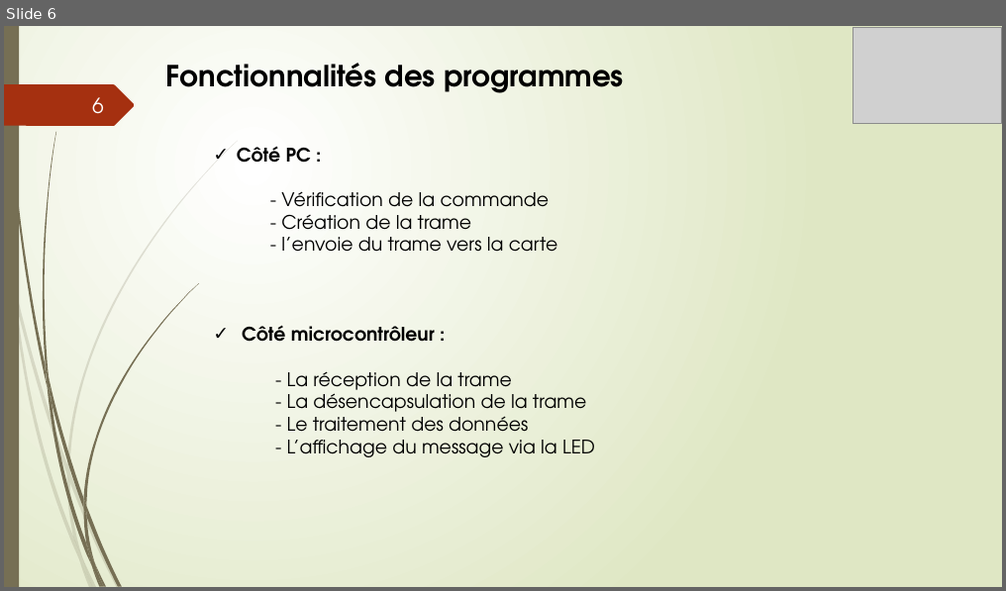
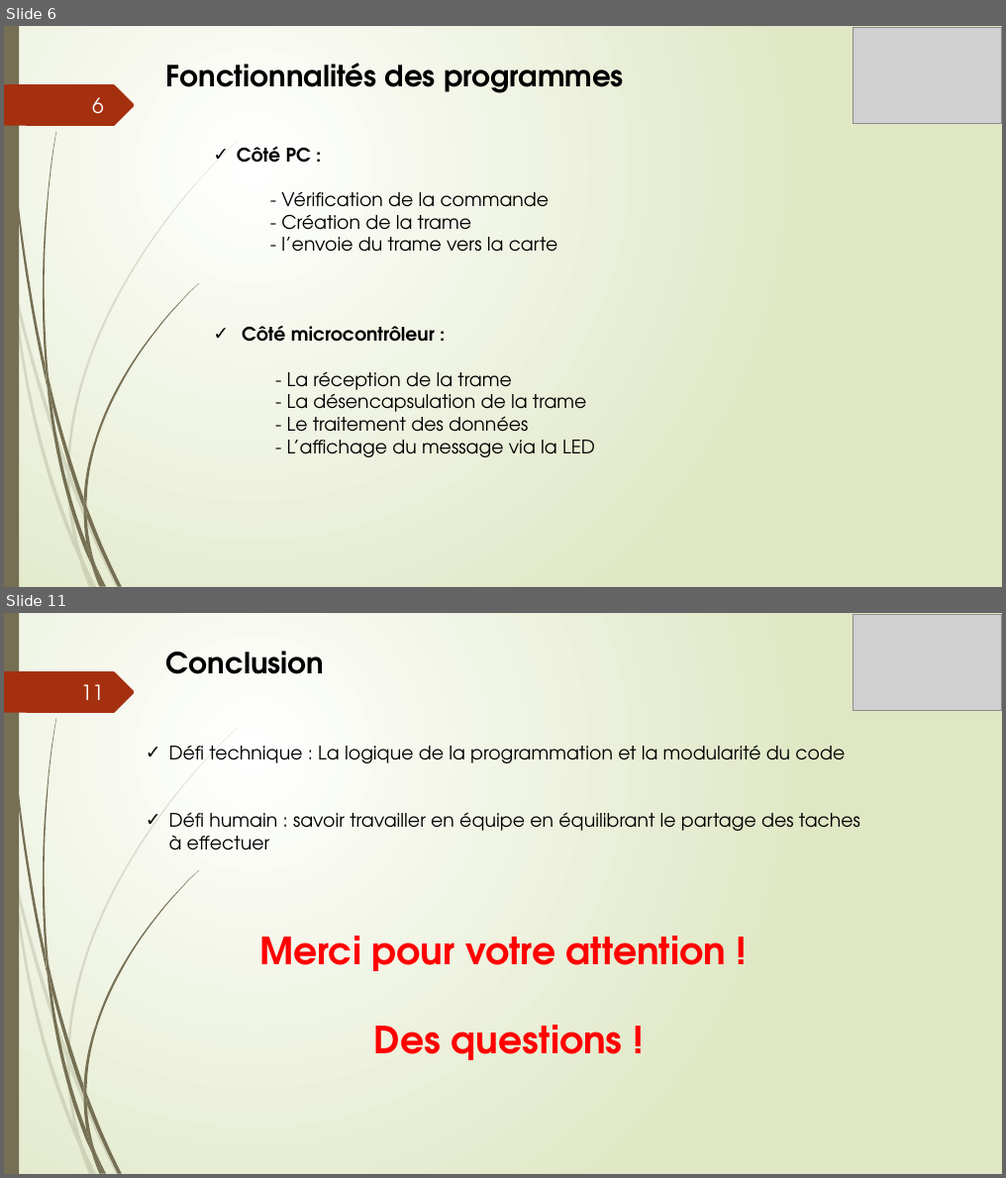
Before and after one commit to FufuAkuseru/TP-morse, a slide deck: Projet Morse.pptx. Shown one above the other, each under a label of ours: slide 6 before the commit, slides 6 and 11 after it; the slides between them are not shown. The pictures are 1006x591 and 1006x1178 pixels, drawn with LibreOffice and Linux fonts; fonts in the diff are those of the drawing; grey boxes stand for pictures. Boxes give left, top, right and bottom in pixels: in the first picture for what was removed or moved away, otherwise in the second. Text is boxed around its words. In the diff, an @@ line names an element or a change of style, - is before the commit and + after.

```diff
--- a/Projet Morse.pptx
+++ b/Projet Morse.pptx
@@ slide 11 added at bbox=[4, 613, 1002, 1174], background gradient #FFFFFF to #DFE8C4; not listed: 24 template elements that a slide beside it also shows @@
@@ picture added at bbox=[853, 614, 1001, 710] @@
@@ text added at bbox=[166, 651, 324, 674], 28 pt, text #000000, bold @@
+Conclusion
@@ page number added at bbox=[81, 684, 104, 700], 20 pt, text #FEFFFF @@
+11
@@ text added at bbox=[169, 745, 860, 851], 18 pt, text #000000 @@
+✓ Défi technique : La logique de la programmation et la modularité du code
+✓ Défi humain : savoir travailler en équipe en équilibrant le partage des taches à effectuer
@@ text added at bbox=[259, 936, 726, 1060], 36 pt, text #FF0000, bold @@
+Merci pour votre attention !
+Des questions !
```
Also in this commit, not shown: 3 slides changed, 3 other slides added, 4 slides removed.
